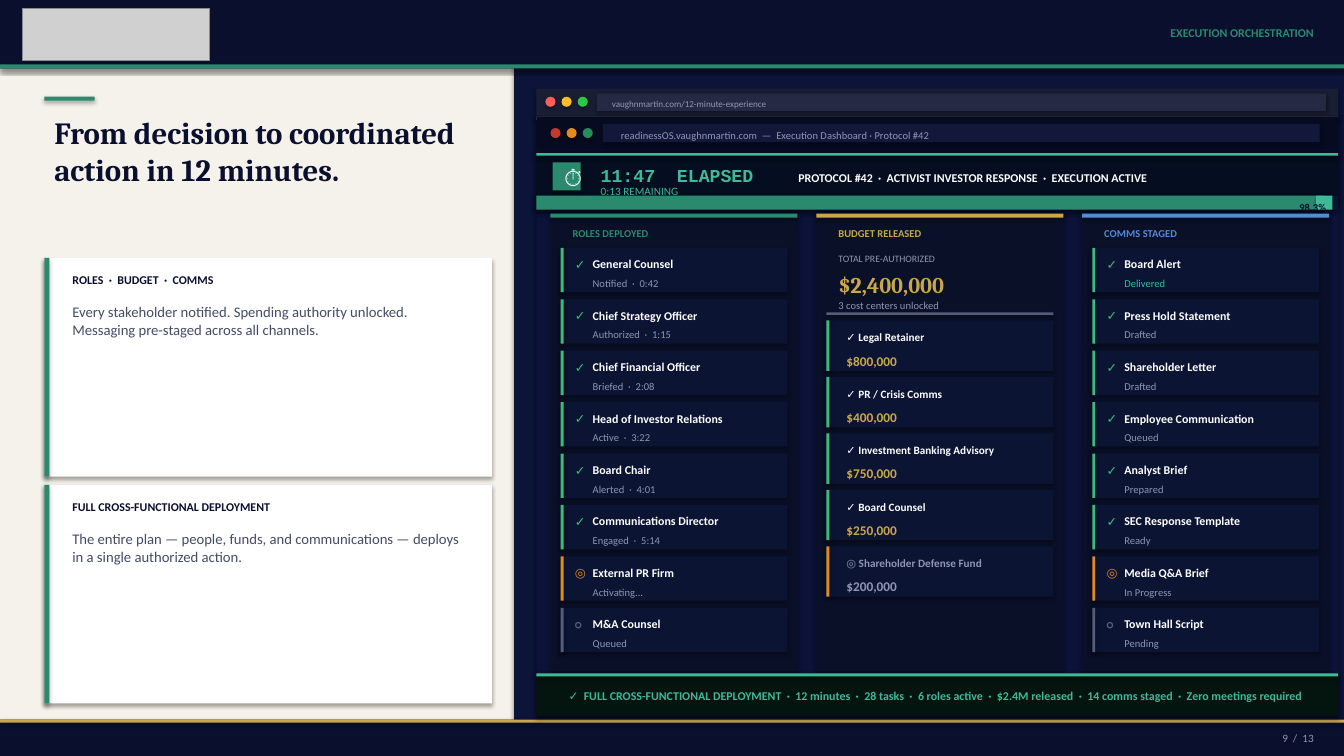
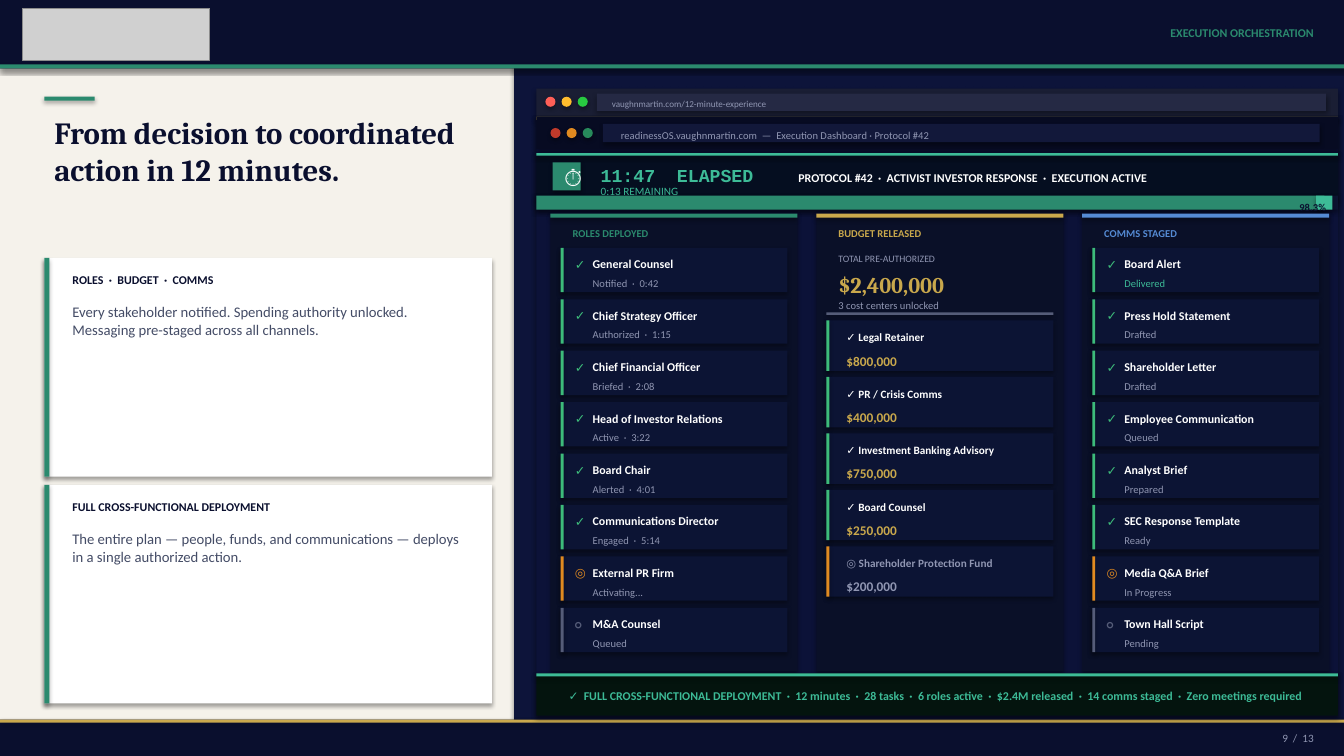
Before and after one commit to mbrunke18/CodePlatform1, a slide deck: slide 9 of attached_assets/VaughnMartin_Pitch_Deck_12Slide_FINAL.pptx. Drawn at 1344x756 pixels with LibreOffice and Linux fonts; fonts in the diff are those of the drawing; grey boxes stand for pictures. Boxes give left, top, right and bottom in pixels: in the first picture for what was removed or moved away, otherwise in the second. Text is boxed around its words. In the diff, an @@ line names an element or a change of style, - is before the commit and + after.

Commit message:
Fix slide 1 & 13 overflow, full deck audit pass
OVERLAP FIXES:
- Slide 1: Headline font 40pt → 36pt + box height extended to 2.30in — prevents 3-line overflow into subline below
- Slide 13 (Close): Hero text 20pt → 18pt + box height 0.86 → 1.10in — fixes 3-line overflow; all content below shifted down 0.24in; overlapping Rectangle 11 cleared (was stacking on top of NEXT STEP panel)

RETIRED TERM FIXES (from full audit):
- Slide 8: "72 hours" → "Response window open" (retired metric)
- Slide 9: "Shareholder Defense Fund" → "Shareholder Protection Fund" (football terminology)
- Slide 10: "defense advisor deck" → "activist response deck" (football terminology)

MISSING METRIC ADDED:
- Slide 2: "3,600× execution head start" added to the 30-day compression closing line

FINAL AUDIT RESULTS (all clean):
- Zero retired terms
- 3,600× ✓ | 12 minutes ✓ | 170 Readiness Protocols ✓ | Founding Partner ✓
- No placeholder text
- All 13 pages numbered correctly (X / 13)

```diff
--- a/attached_assets/VaughnMartin_Pitch_Deck_12Slide_FINAL.pptx
+++ b/attached_assets/VaughnMartin_Pitch_Deck_12Slide_FINAL.pptx
@@ text at box(859, 559, 992, 567): text changed @@
-◎ Shareholder Defense Fund
+◎ Shareholder Protection Fund
```
Also in this commit, not shown: 3 other slides changed, 1 other file.
